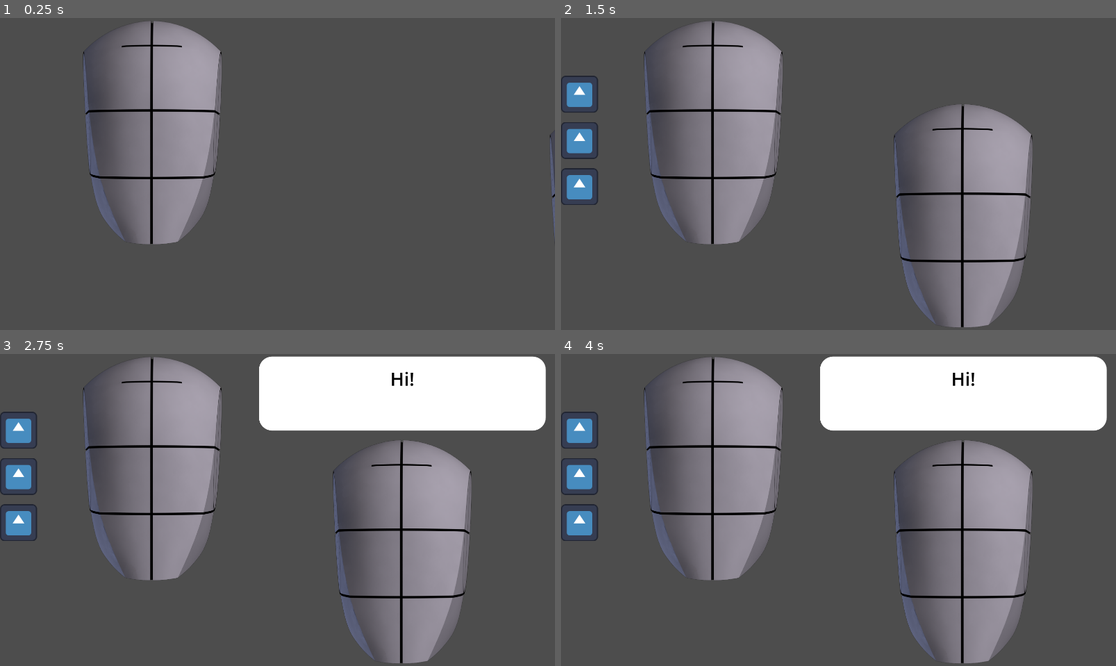
Above: before the commit, frames 1-4 (two rows, left to right).
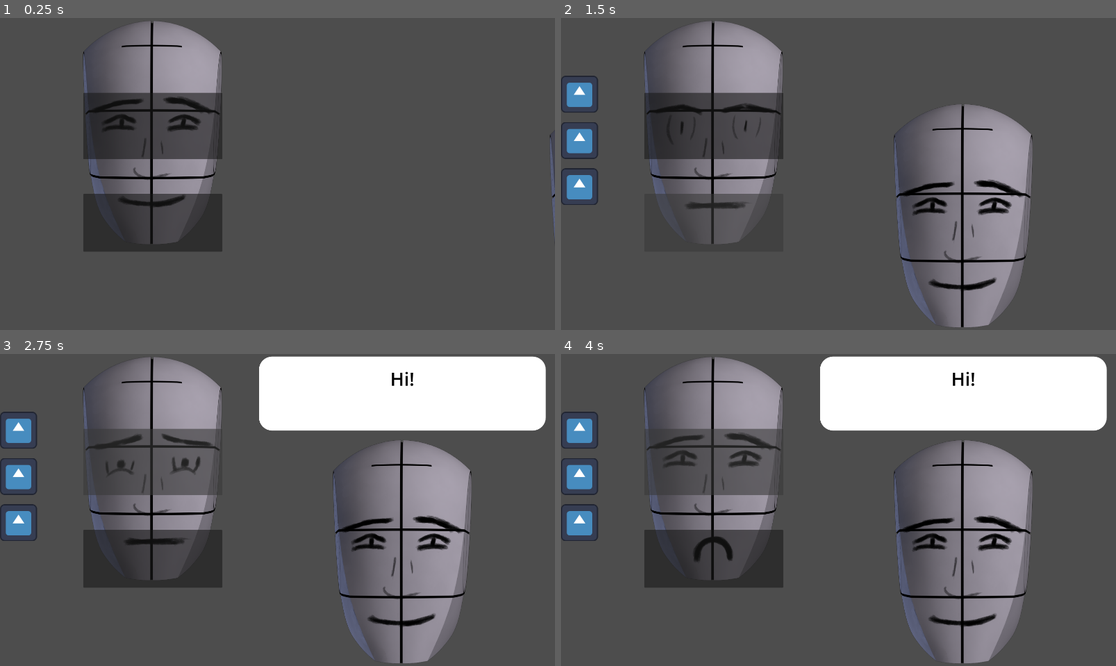
Above: after the commit, the same moments.

Repository: njamster/masking
Game: Godot game, scene res://levels/level_01.tscn
Two runs of this game, one before a commit and one after it. Both use one fixed random seed, a clock stepped at 60 frames per second and the inputs below. The engine's default icon, where the game draws it, is replaced by a stand-in: a white triangle on a blue panel in a dark square.
Inputs (mouse positions are in pixels of both pictures, inside the frame that each line leads up to):
- Up to frame 1 (0.25 s): no input
- Up to frame 2 (1.5 s): click (716, 127) at 0.52 s; click (716, 223) at 1.27 s
- Up to frame 3 (2.75 s): click (155, 463) at 2.02 s
- Up to frame 4 (4 s): click (716, 559) at 2.77 s; click (716, 463) at 3.52 s

The runs differ from the first frame. In frame 1, 9.6% of the frame differs, in the area x 15-41%, y 23-75%; in frame 2, 8.4%; in frame 3, 9.8%; in frame 4, 9.8%, in the area x 15-84%, y 24-88%.

Commit message:
Turn the face into its own scene
... and use it for both the player and their opponent.

The face now has clickable areas to change the facial expressions.

Diff:
--- /dev/null
+++ b/face/face.gd
@@ -0,0 +1,52 @@
+extends TextureRect
+
+
+const EYES_HAPPY = preload("res://face/images/eyes_happy.png")
+const EYES_NEUTRAL = preload("res://face/images/eyes_neutral.png")
+const EYES_SAD = preload("res://face/images/eyes_sad.png")
+
+const MOUTH_HAPPY = preload("res://face/images/mouth_happy.png")
+const MOUTH_NEUTRAL = preload("res://face/images/mouth_neutral.png")
+const MOUTH_SAD = preload("res://face/images/mouth_sad.png")
+
+@export var is_player := false
+
+
+func _ready() -> void:
+	if not is_player:
+		$ChangeEyes.queue_free()
+		$ChangeMouth.queue_free()
+
+	_set_initial_state()
+	_connect_signals()
+
+
+func _set_initial_state() -> void:
+	$Eyes.texture = EYES_HAPPY
+	$Mouth.texture = MOUTH_HAPPY
+
+
+func _connect_signals() -> void:
+	$ChangeEyes.pressed.connect(_change_eyes)
+	$ChangeMouth.pressed.connect(_change_mouth)
+
+
+func _change_eyes() -> void:
+	match $Eyes.texture:
+		EYES_HAPPY:
+			$Eyes.texture = EYES_NEUTRAL
+		EYES_NEUTRAL:
+			$Eyes.texture = EYES_SAD
+		EYES_SAD:
+			$Eyes.texture = EYES_HAPPY
+	$ChangeMouth.pressed.connect(_change_mouth)
+
+
+func _change_mouth() -> void:
+	match $Mouth.texture:
+		MOUTH_HAPPY:
+			$Mouth.texture = MOUTH_NEUTRAL
+		MOUTH_NEUTRAL:
+			$Mouth.texture = MOUTH_SAD
+		MOUTH_SAD:
+			$Mouth.texture = MOUTH_HAPPY
--- /dev/null
+++ b/face/face.tscn
@@ -0,0 +1,80 @@
+[gd_scene format=3 uid="uid://cda5btty0na6f"]
+
+[ext_resource type="Texture2D" uid="uid://bmfvoujvt48tv" path="res://face/images/head.png" id="1_utt0w"]
+[ext_resource type="Texture2D" uid="uid://bqcd3bdx563te" path="res://face/images/eyes_happy.png" id="2_0g68n"]
+[ext_resource type="Script" uid="uid://moi53l0621o" path="res://face/face.gd" id="2_vuo0k"]
+[ext_resource type="Texture2D" uid="uid://cr0okcojjs71k" path="res://face/images/nose.png" id="3_vuo0k"]
+[ext_resource type="Texture2D" uid="uid://d0j5r61tcwwbj" path="res://face/images/mouth_happy.png" id="4_vxr1s"]
+
+[node name="Face" type="TextureRect" unique_id=906766418]
+size_flags_vertical = 3
+texture = ExtResource("1_utt0w")
+stretch_mode = 5
+script = ExtResource("2_vuo0k")
+
+[node name="Eyes" type="TextureRect" parent="." unique_id=569517262]
+layout_mode = 1
+anchors_preset = 8
+anchor_left = 0.5
+anchor_top = 0.5
+anchor_right = 0.5
+anchor_bottom = 0.5
+offset_left = -240.5
+offset_top = -387.5
+offset_right = 240.5
+offset_bottom = 387.5
+grow_horizontal = 2
+grow_vertical = 2
+texture = ExtResource("2_0g68n")
+
+[node name="Nose" type="TextureRect" parent="." unique_id=299909656]
+layout_mode = 1
+anchors_preset = 8
+anchor_left = 0.5
+anchor_top = 0.5
+anchor_right = 0.5
+anchor_bottom = 0.5
+offset_left = -240.5
+offset_top = -387.5
+offset_right = 240.5
+offset_bottom = 387.5
+grow_horizontal = 2
+grow_vertical = 2
+texture = ExtResource("3_vuo0k")
+
+[node name="Mouth" type="TextureRect" parent="." unique_id=1866154118]
+layout_mode = 1
+anchors_preset = 8
+anchor_left = 0.5
+anchor_top = 0.5
+anchor_right = 0.5
+anchor_bottom = 0.5
+offset_left = -240.5
+offset_top = -387.5
+offset_right = 240.5
+offset_bottom = 387.5
+grow_horizontal = 2
+grow_vertical = 2
+texture = ExtResource("4_vxr1s")
+
+[node name="ChangeEyes" type="Button" parent="." unique_id=1662508606]
+layout_mode = 1
+anchors_preset = 5
+anchor_left = 0.5
+anchor_right = 0.5
+offset_left = -240.5
+offset_top = 250.0
+offset_right = 240.5
+offset_bottom = 480.0
+grow_horizontal = 2
+
+[node name="ChangeMouth" type="Button" parent="." unique_id=433537918]
+layout_mode = 1
+anchors_preset = 5
+anchor_left = 0.5
+anchor_right = 0.5
+offset_left = -240.5
+offset_top = 600.0
+offset_right = 240.5
+offset_bottom = 800.0
+grow_horizontal = 2
--- a/levels/level_01.tscn
+++ b/levels/level_01.tscn
@@ -2,7 +2,7 @@
 
 [ext_resource type="Script" uid="uid://b1g16r16p7750" path="res://levels/person.gd" id="1_81a5f"]
 [ext_resource type="Script" uid="uid://mv1mmf06ypm4" path="res://levels/level_01.gd" id="1_mckh2"]
-[ext_resource type="Texture2D" uid="uid://bmfvoujvt48tv" path="res://images/head.png" id="1_ty3hu"]
+[ext_resource type="PackedScene" uid="uid://cda5btty0na6f" path="res://face/face.tscn" id="3_mllcm"]
 [ext_resource type="Script" uid="uid://cfnn5ksh5d72m" path="res://levels/masks.gd" id="5_mllcm"]
 
 [sub_resource type="StyleBoxFlat" id="StyleBoxFlat_mckh2"]
@@ -51,11 +51,9 @@
 theme_override_constants/separation = 32
 script = ExtResource("1_81a5f")
 
-[node name="Head" type="TextureRect" parent="OuterMargin/HBox/Player" unique_id=1075498811]
+[node name="Face" parent="OuterMargin/HBox/Player" unique_id=906766418 instance=ExtResource("3_mllcm")]
 layout_mode = 2
-size_flags_vertical = 3
-texture = ExtResource("1_ty3hu")
-stretch_mode = 5
+is_player = true
 
 [node name="Bubble" type="PanelContainer" parent="OuterMargin/HBox/Player" unique_id=454352126]
 custom_minimum_size = Vector2(0, 256)
@@ -124,11 +122,8 @@
 value = 65.0
 show_percentage = false
 
-[node name="Head" type="TextureRect" parent="OuterMargin/HBox/Opponent" unique_id=627177562]
+[node name="Face" parent="OuterMargin/HBox/Opponent" unique_id=857911119 instance=ExtResource("3_mllcm")]
 layout_mode = 2
-size_flags_vertical = 3
-texture = ExtResource("1_ty3hu")
-stretch_mode = 5
 
 [node name="Masks" type="VBoxContainer" parent="." unique_id=430644406]
 layout_mode = 0
Not shown, added: face/face.gd.uid
Renamed: images/player_happy_eyes.png -> face/images/eyes_happy.png
Not shown, changed: face/images/eyes_happy.png.import
Renamed: images/player_neutral_eyes.png -> face/images/eyes_neutral.png
Not shown, changed: face/images/eyes_neutral.png.import
Renamed: images/player_sad_eyes.png -> face/images/eyes_sad.png
Not shown, changed: face/images/eyes_sad.png.import
Renamed: images/head.png -> face/images/head.png
Not shown, changed: face/images/head.png.import
Renamed: images/player_happy_mouth.png -> face/images/mouth_happy.png
Not shown, changed: face/images/mouth_happy.png.import
Renamed: images/player_neutral_mouth.png -> face/images/mouth_neutral.png
(and 5 more such lines)
